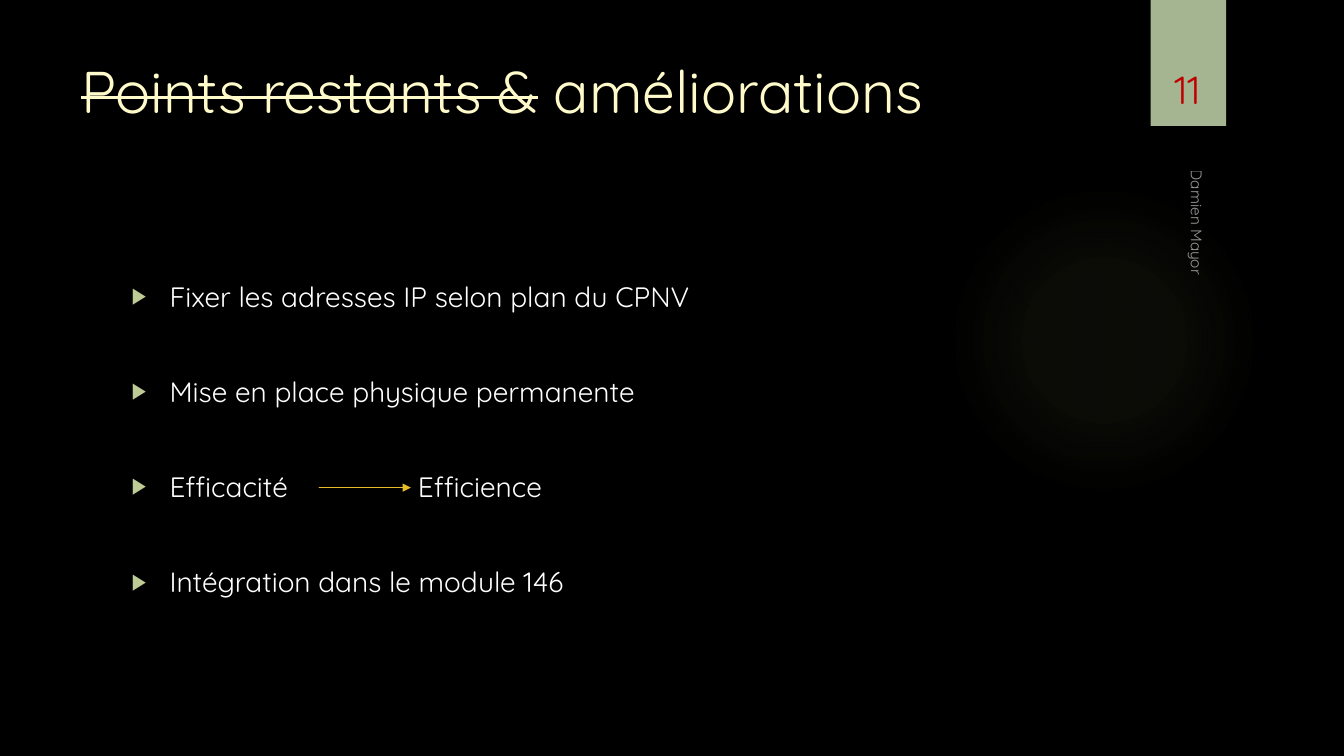
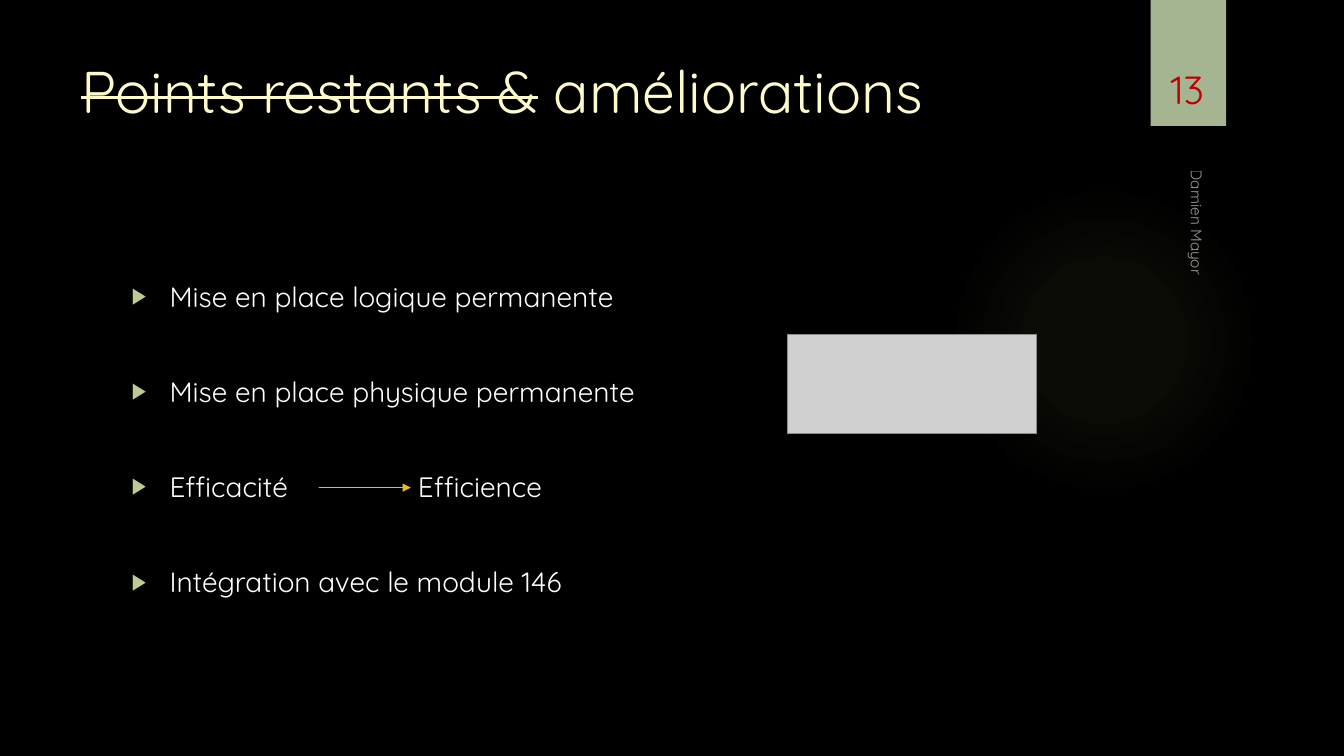
Before and after one commit to damienmayor/TPI, a slide deck: slide 13 of Présentation/Présentation TPI DMA.pptx (slide 11 before the commit). Drawn at 1344x756 pixels with LibreOffice and Linux fonts; fonts in the diff are those of the drawing; grey boxes stand for pictures; background and template pictures are left out. Boxes give left, top, right and bottom in pixels: in the first picture for what was removed or moved away, otherwise in the second. Text is boxed around its words. In the diff, an @@ line names an element or a change of style, - is before the commit and + after.

```diff
--- a/Présentation/Présentation TPI DMA.pptx
+++ b/Présentation/Présentation TPI DMA.pptx
@@ page number at <box>1171,76,1204,105</box>: text changed @@
-11
+13
@@ text at <box>170,286,614,313</box>: text changed @@
-▶ Fixer les adresses IP selon plan du CPNV
+▶ Mise en place logique permanente
@@ picture added at <box>787,335,1036,435</box> @@
@@ text at <box>170,571,562,598</box>: text changed @@
-▶ Intégration dans le module 146
+▶ Intégration avec le module 146
```
Also in this commit, not shown: 7 other slides changed, 5 slides added, 1 other file.
